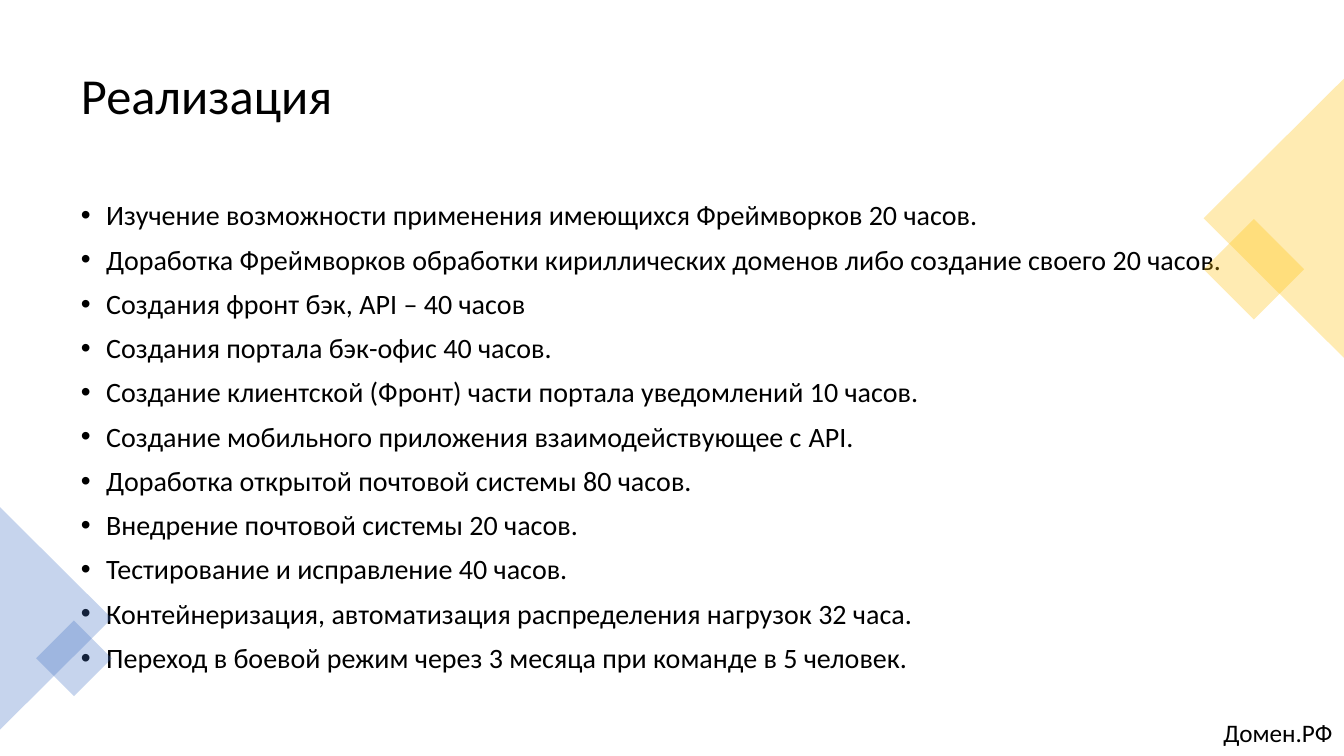
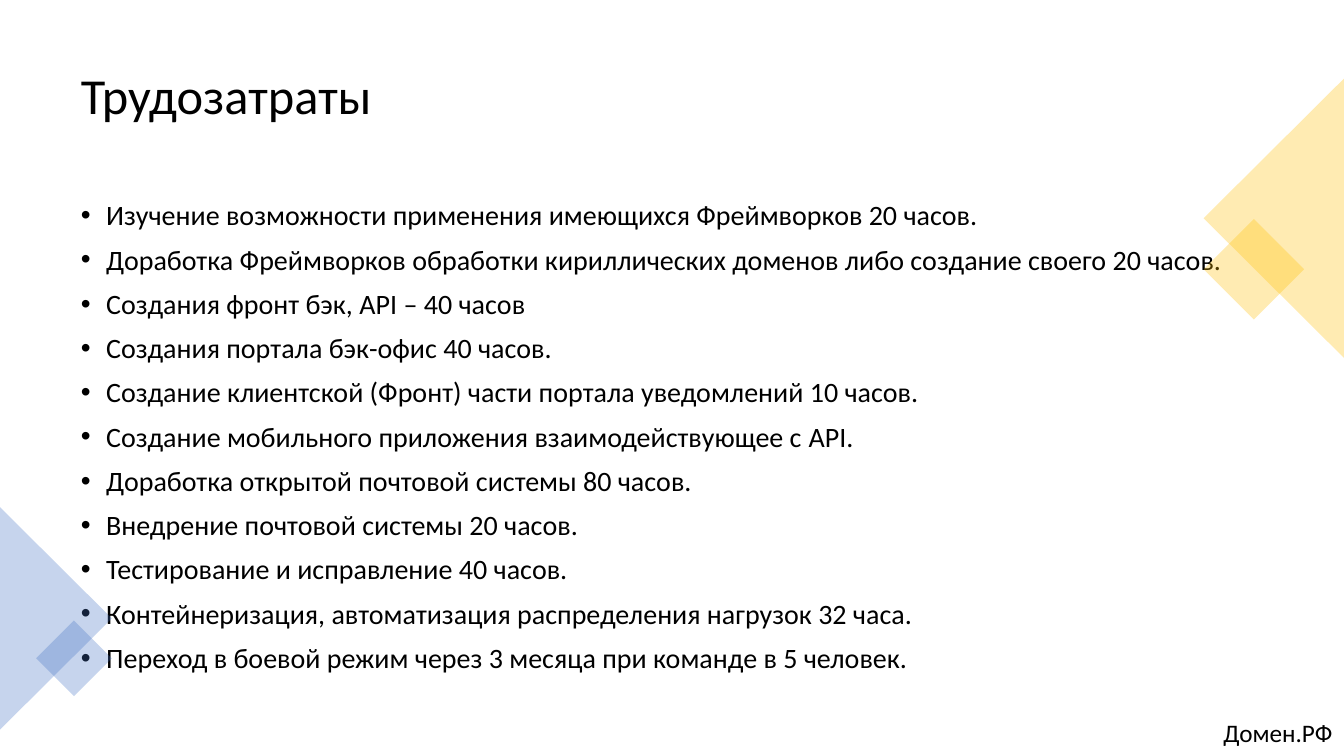
Before and after one commit to alexklippe/scryptedv2, a slide deck: slide 12 of Презентация_Команда Scrypted_кейс1.pptx (slide 13 before the commit). Drawn at 1344x756 pixels with LibreOffice and Linux fonts; fonts in the diff are those of the drawing. Boxes give left, top, right and bottom in pixels: in the first picture for what was removed or moved away, otherwise in the second. Text is boxed around its words. In the diff, an @@ line names an element or a change of style, - is before the commit and + after.

```diff
--- a/Презентация_Команда Scrypted_кейс1.pptx
+++ b/Презентация_Команда Scrypted_кейс1.pptx
@@ title at box(81, 81, 371, 123): text changed @@
-Реализация
+Трудозатраты
```
Also in this commit, not shown: 4 other slides changed, 1 slide removed.
